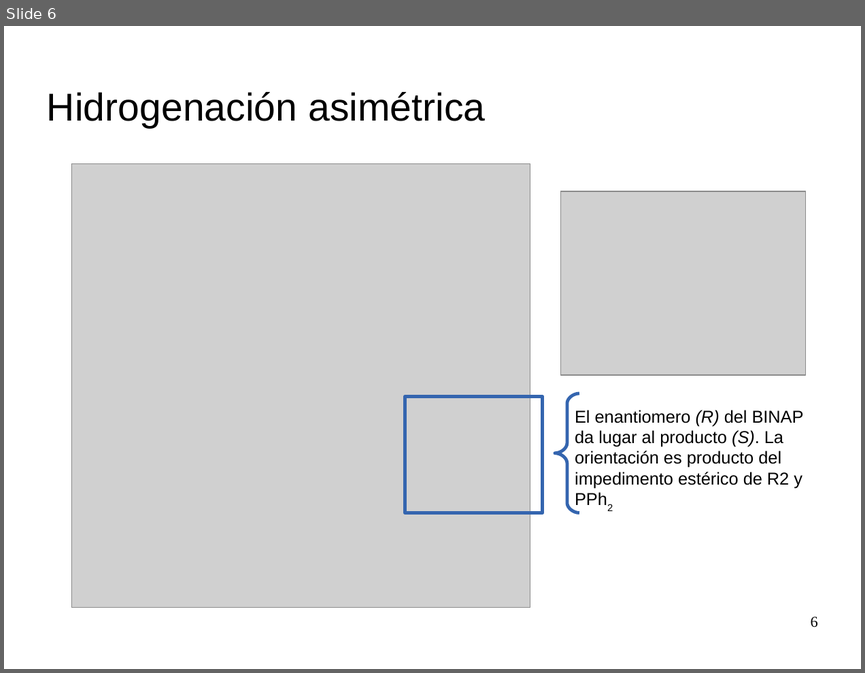
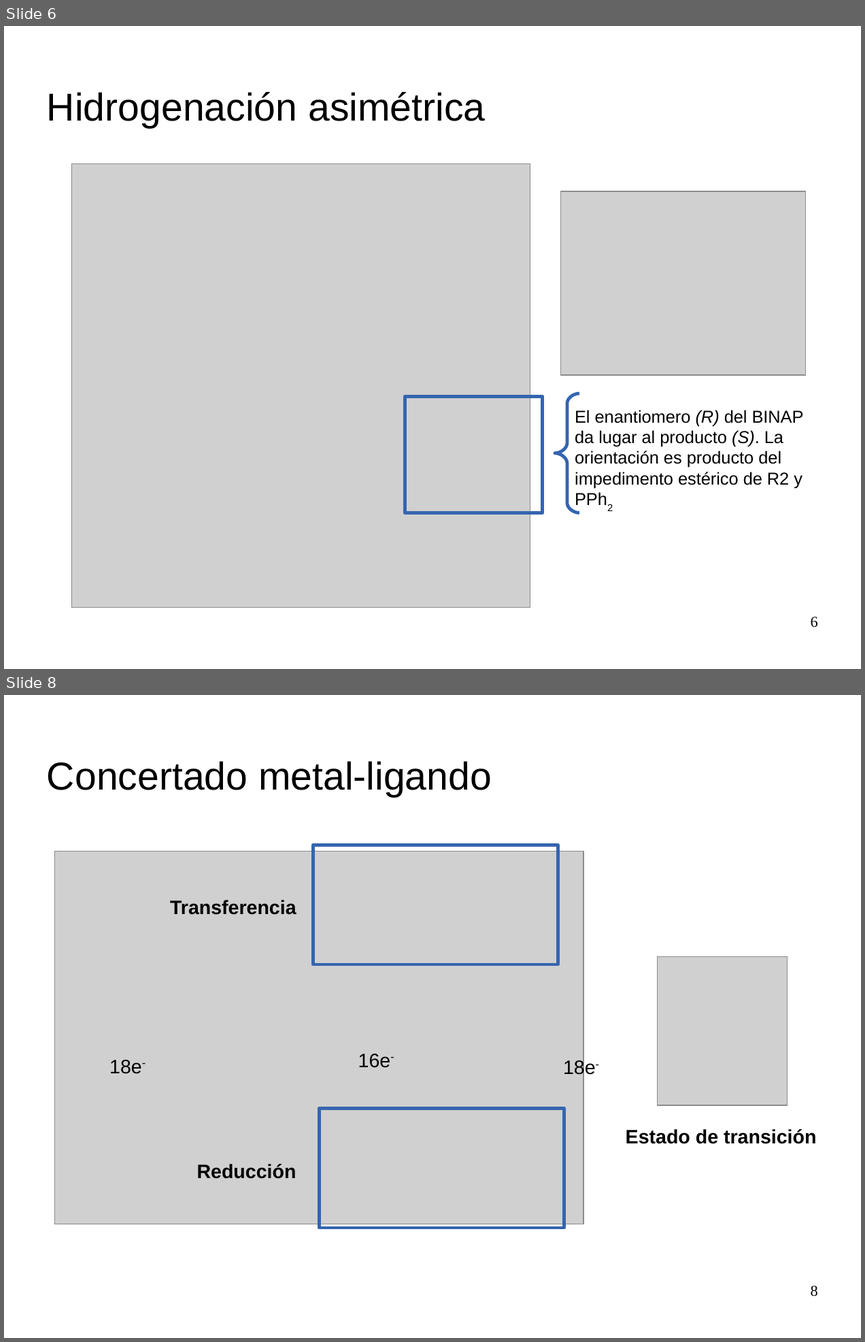
Before and after one commit to jsbarbosa/study-happiness, a slide deck: Lab Q. Avanzada/Inorganica/Seminario/presentacion.odp. Shown one above the other, each under a label of ours: slide 6 before the commit, slides 6 and 8 after it; the slides between them are not shown. The pictures are 865x673 and 865x1342 pixels, drawn with LibreOffice and Linux fonts; fonts in the diff are those of the drawing; grey boxes stand for pictures; background and template pictures are left out. Boxes give left, top, right and bottom in pixels: in the first picture for what was removed or moved away, otherwise in the second. Text is boxed around its words. In the diff, an @@ line names an element or a change of style, - is before the commit and + after.

```diff
--- a/Lab Q. Avanzada/Inorganica/Seminario/presentacion.odp
+++ b/Lab Q. Avanzada/Inorganica/Seminario/presentacion.odp
@@ slide 8 added at (4,695,861,1338), background picture (left out) @@
@@ title added at (47,761,492,797), 36 pt, text #000000 @@
+Concertado metal-ligando
@@ picture added at (55,851,584,1223) @@
@@ rectangle added at (313,845,558,965), outline #3465AF 3 pt @@
@@ text added at (170,900,296,915), 18 pt, text #000000, bold @@
+Transferencia
@@ picture added at (657,956,788,1105) @@
@@ text added at (109,1059,142,1074), 18 pt, text #000000 @@
+18e-
@@ text added at (358,1053,391,1068), 18 pt, text #000000 @@
+16e-
@@ text added at (563,1059,596,1078), 18 pt, text #000000 @@
+18e-
@@ rectangle added at (320,1108,564,1227), outline #3465AF 3 pt @@
@@ text added at (626,1129,816,1144), 18 pt, text #000000, bold @@
+Estado de transición
@@ text added at (197,1164,296,1178), 18 pt, text #000000, bold @@
+Reducción
@@ page number added at (810,1285,818,1296), 14 pt, text #000000 @@
+8
```
Also in this commit, not shown: 2 other slides added, 4 slides removed, 13 other files.
